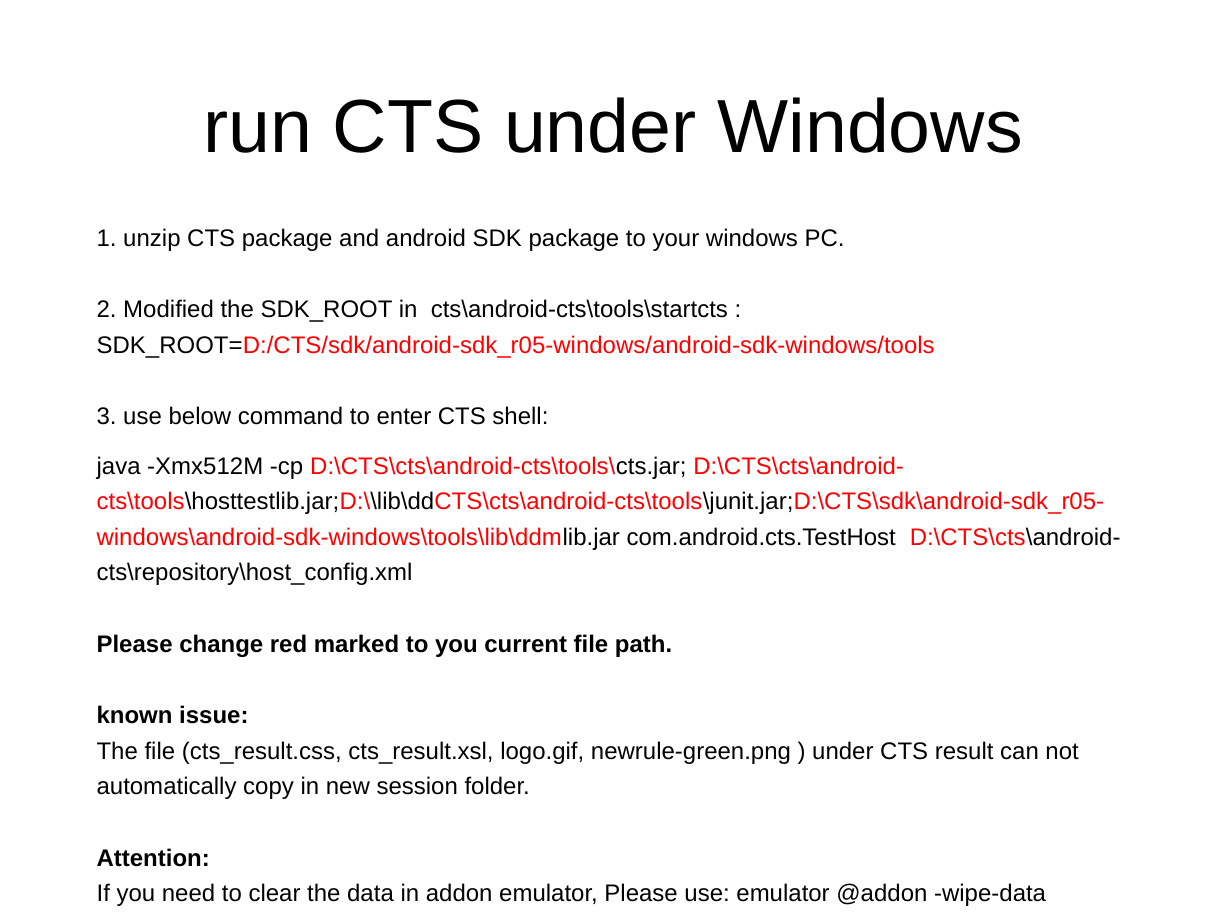
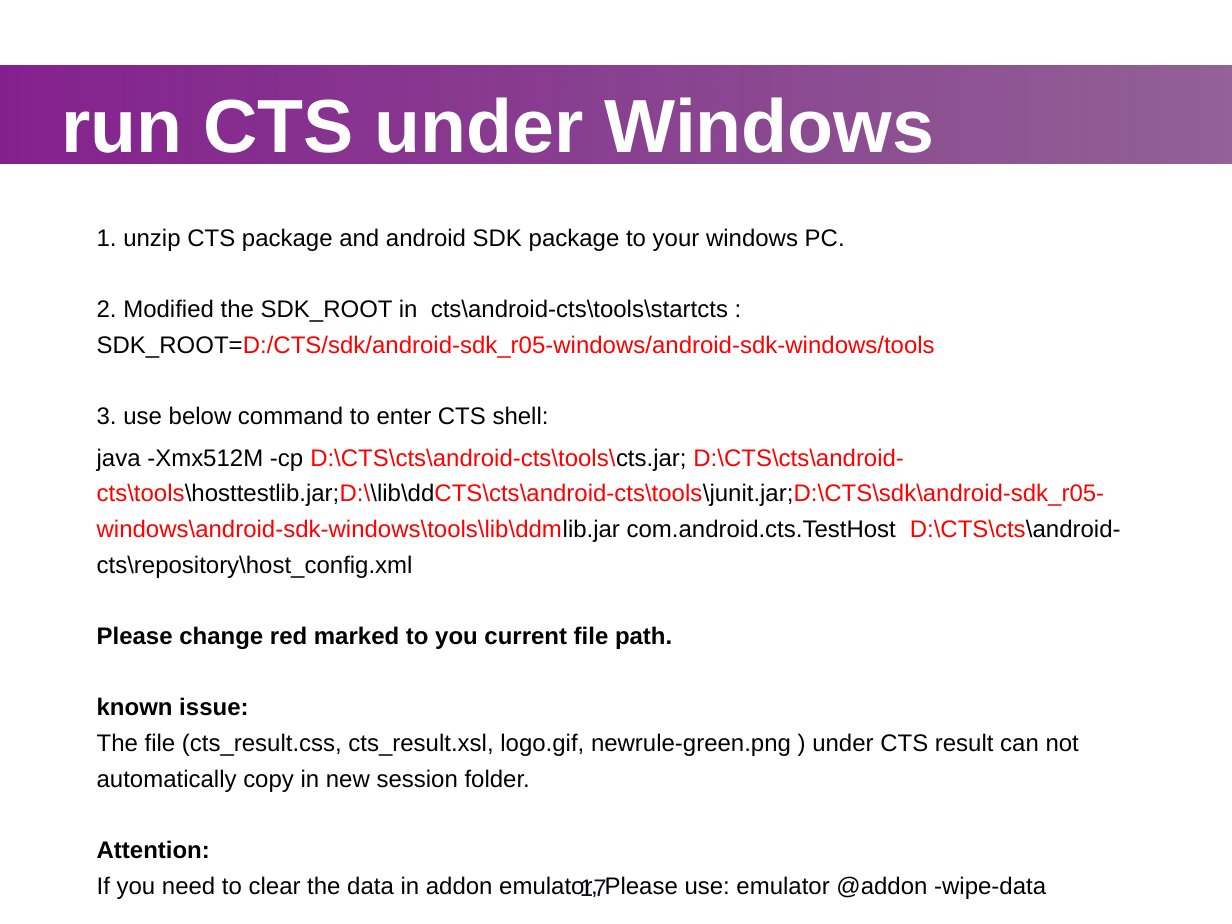
Before and after one commit to widerules/system-information, a slide deck: slide 17 of cts/CTS-training.ppt. Drawn at 1232x924 pixels with LibreOffice and Linux fonts; fonts in the diff are those of the drawing; background and template pictures are left out. Boxes give left, top, right and bottom in pixels: in the first picture for what was removed or moved away, otherwise in the second. Text is boxed around its words. In the diff, an @@ line names an element or a change of style, - is before the commit and + after.

Commit message:
jingtao: change style for all CTS slides

```diff
--- a/cts/CTS-training.ppt
+++ b/cts/CTS-training.ppt
@@ text "run CTS under Windows" at (62, 97, 934, 166): text colour #000000 to #FFFFFF, bold on; alignment centre to left @@
@@ rectangle added at (0, 65, 1232, 163), fill gradient #85218F to #611868 @@
@@ text "1. unzip CTS package and ..." at (97, 228, 1121, 899): less space between paragraphs @@
@@ page number added at (580, 877, 607, 897), 14 pt, text #120B1E @@
+17
```
Also in this commit, not shown: 36 other slides changed, 2 slides added, 3 slides removed, 2 other files.
